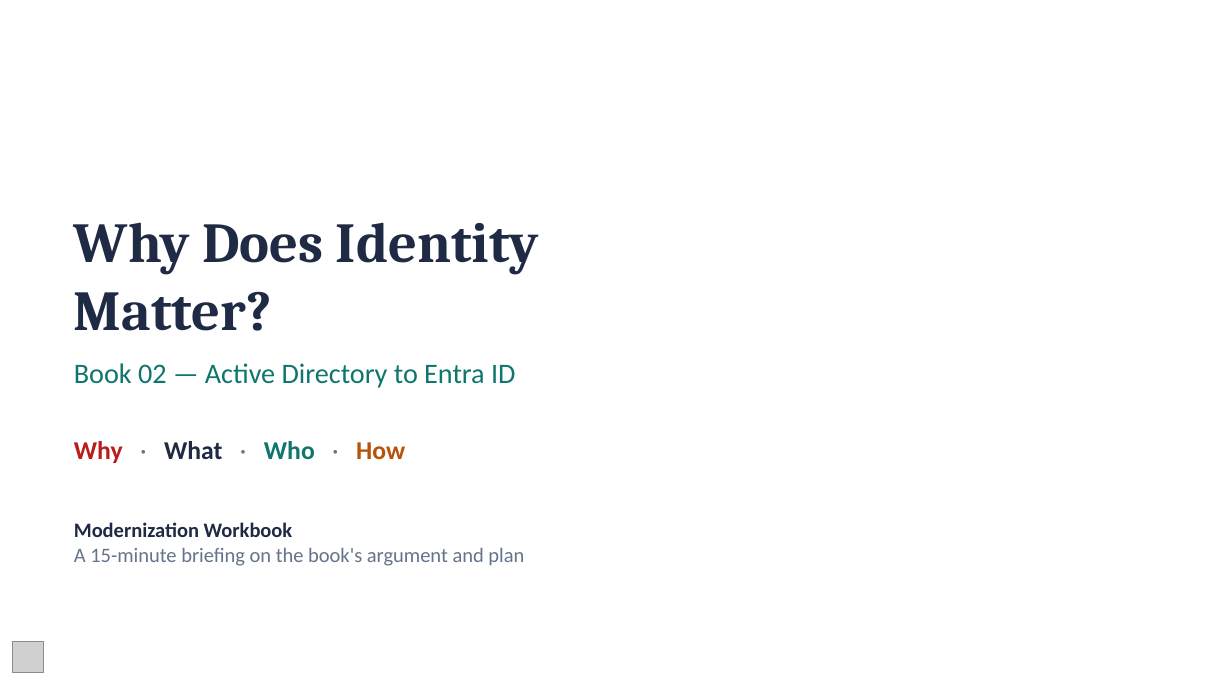
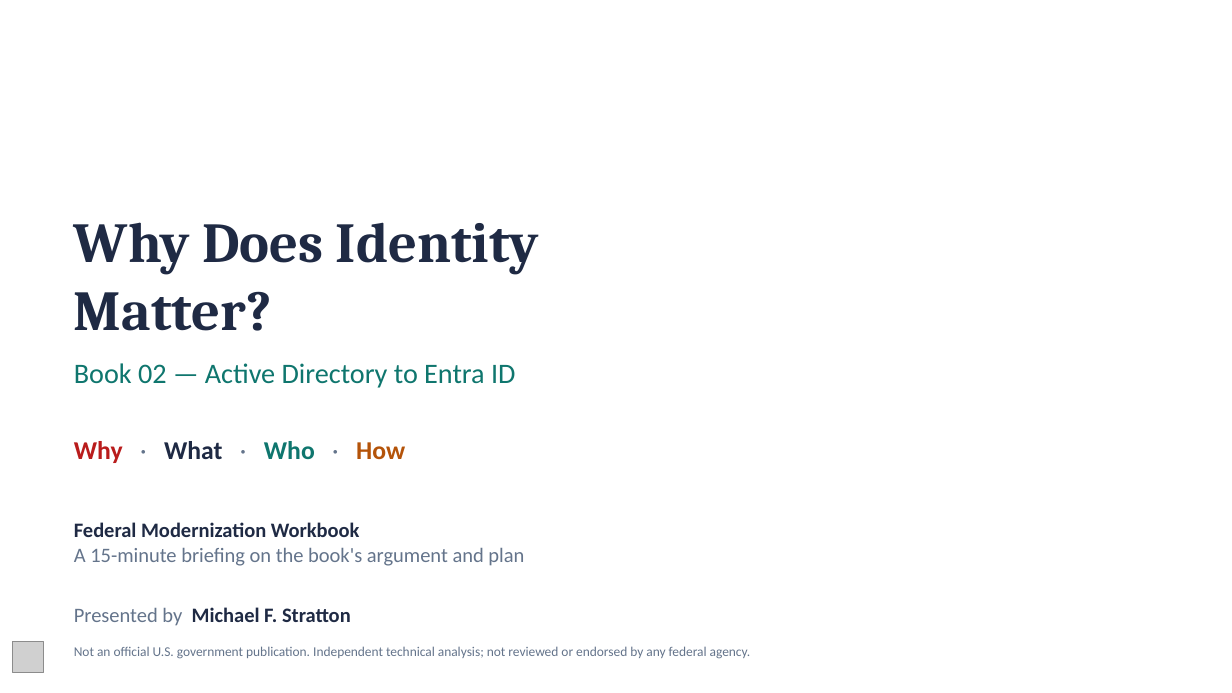
Before and after one commit to WhalerMike/modernization-workbook, a slide deck: slide 1 of presentations/b02-identity/B02_Identity_Narrated.pptx. Drawn at 1232x693 pixels with LibreOffice and Linux fonts; fonts in the diff are those of the drawing; grey boxes stand for pictures; background and template pictures are left out. Boxes give left, top, right and bottom in pixels: in the first picture for what was removed or moved away, otherwise in the second. Text is boxed around its words. In the diff, an @@ line names an element or a change of style, - is before the commit and + after.

```diff
--- a/presentations/b02-identity/B02_Identity_Narrated.pptx
+++ b/presentations/b02-identity/B02_Identity_Narrated.pptx
@@ text at <box>74,522,360,537</box>: text changed @@
-Modernization Workbook
+Federal Modernization Workbook
@@ text added at <box>74,607,351,626</box>, 16 pt, text #1F2A44, bold @@
+Presented by Michael F. Stratton
@@ text added at <box>74,646,751,659</box>, 10.5 pt, text #64748B @@
+Not an official U.S. government publication. Independent technical analysis; not reviewed or endorsed by any federal agency.
```
Also in this commit, not shown: 10 other slides changed, 19 other files.
